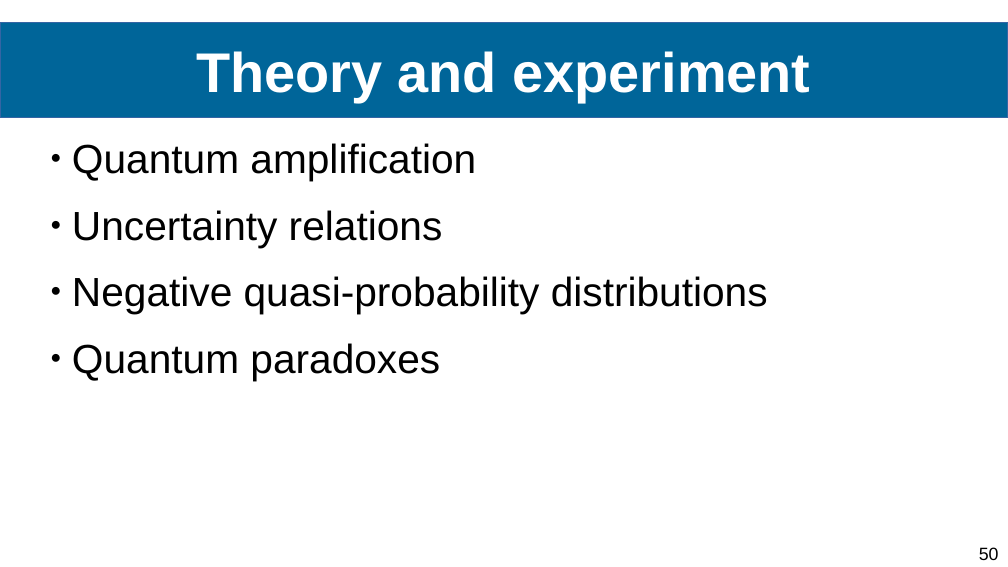
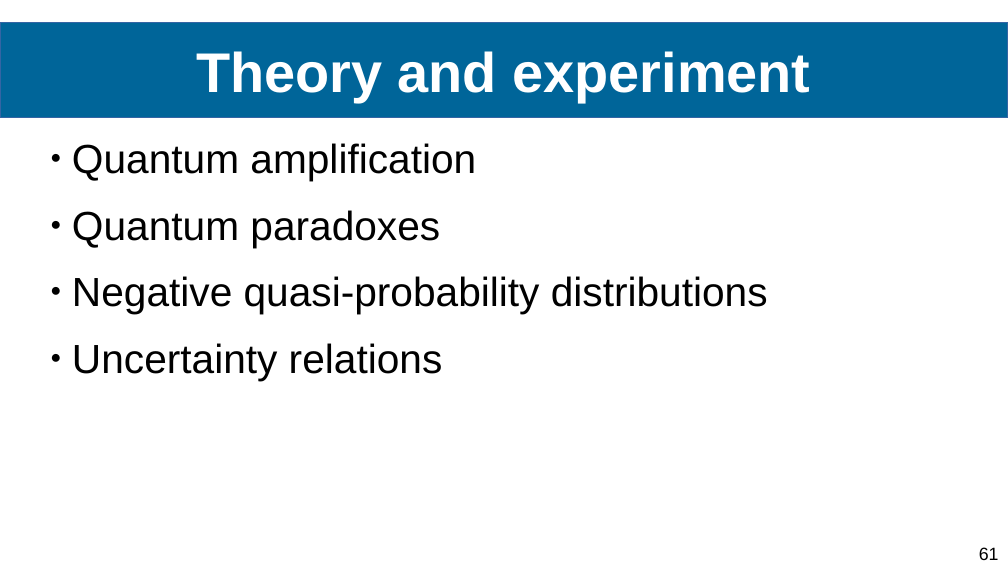
Before and after one commit to Ismaele-vincent/PhD, a slide deck: slide 61 of 2024/Conference abstract/Conference FOMO/Presentation FOMO 2024 ver3.odp (slide 50 before the commit). Drawn at 1008x567 pixels with LibreOffice and Linux fonts; fonts in the diff are those of the drawing; background and template pictures are left out. Boxes give left, top, right and bottom in pixels: in the first picture for what was removed or moved away, otherwise in the second. Text is boxed around its words. In the diff, an @@ line names an element or a change of style, - is before the commit and + after.

```diff
--- a/2024/Conference abstract/Conference FOMO/Presentation FOMO 2024 ver3.odp
+++ b/2024/Conference abstract/Conference FOMO/Presentation FOMO 2024 ver3.odp
@@ text at (72, 210, 768, 314): paragraphs added @@
+● Quantum paradoxes
+● Negative quasi-probability distributions
@@ text at (72, 276, 768, 381): paragraphs removed @@
-● Negative quasi-probability distributions
-● Quantum paradoxes
@@ page number at (979, 547, 999, 560): text changed @@
-50
+61
```
Also in this commit, not shown: 21 other slides changed, 44 slides added, 3 slides removed, 7 other files.
